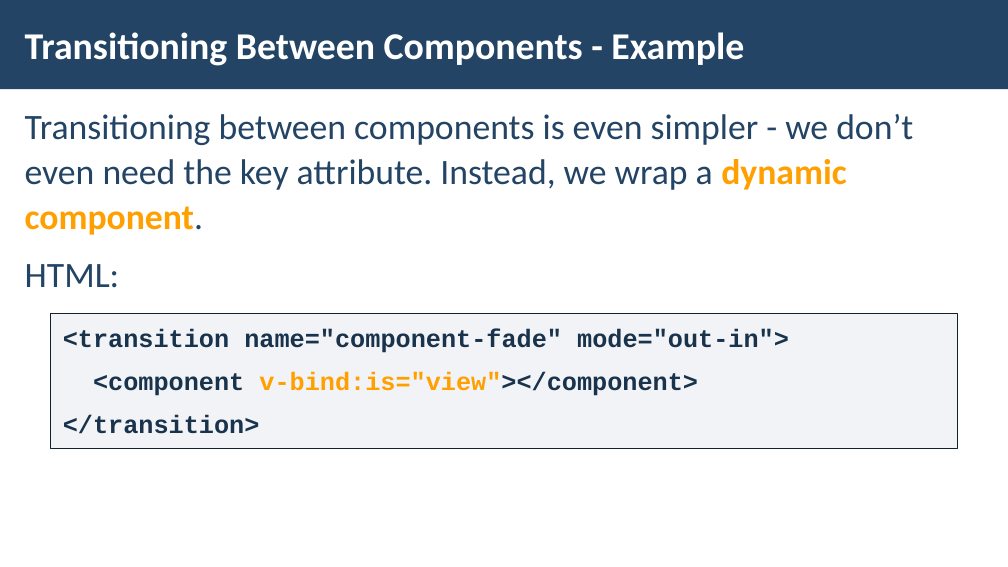
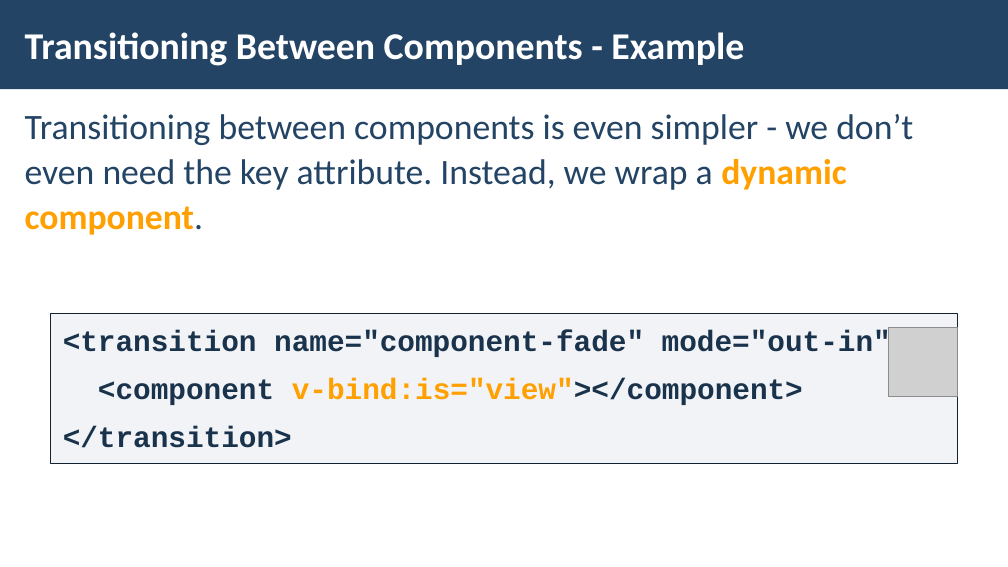
Before and after one commit to Vue-Course-Plans/Vue-Lectures, a slide deck: slide 22 of Vue-Animations/Vue-Animations.pptx (slide 24 before the commit). Drawn at 1008x567 pixels with LibreOffice and Linux fonts; fonts in the diff are those of the drawing; grey boxes stand for pictures; background and template pictures are left out. Boxes give left, top, right and bottom in pixels: in the first picture for what was removed or moved away, otherwise in the second. Text is boxed around its words. In the diff, an @@ line names an element or a change of style, - is before the commit and + after.

```diff
--- a/Vue-Animations/Vue-Animations.pptx
+++ b/Vue-Animations/Vue-Animations.pptx
@@ text at <box>25,264,120,288</box>: paragraph removed @@
-HTML:
@@ text "<transition name="component-fade" mode="out-in">": place and size @@
-text "<transition name="component-fade" mode="out-in">" at <box>51,313,957,448</box>
+text "<transition name="component-fade" mode="out-in">" at <box>51,313,957,464</box>
@@ text "<transition name="component-fade" mode="out-in">" at <box>51,313,957,464</box>: size 24 to 28 pt @@
@@ picture added at <box>889,327,957,396</box> @@
```
Also in this commit, not shown: 17 other slides changed, 2 slides removed.
